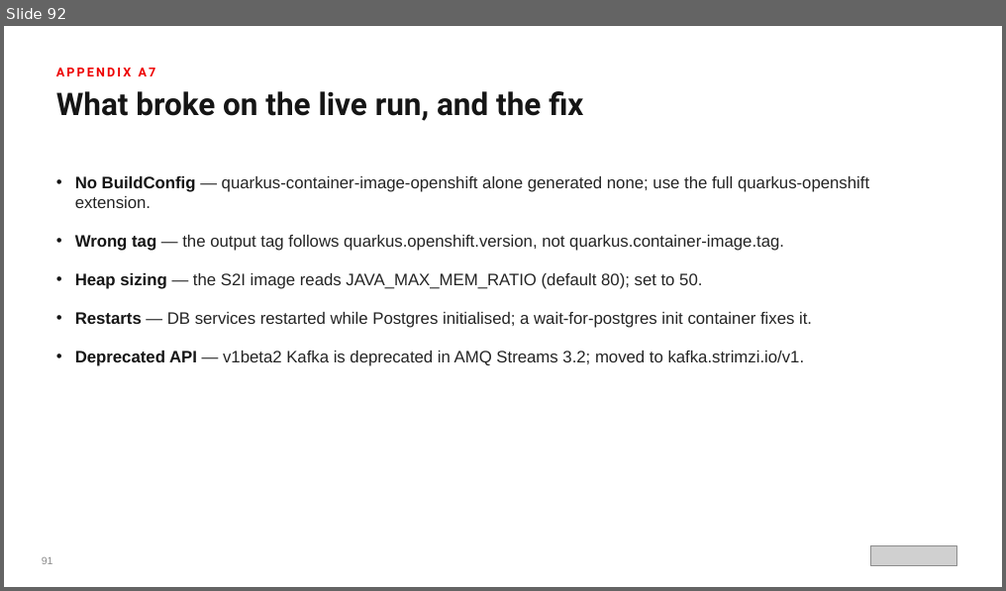
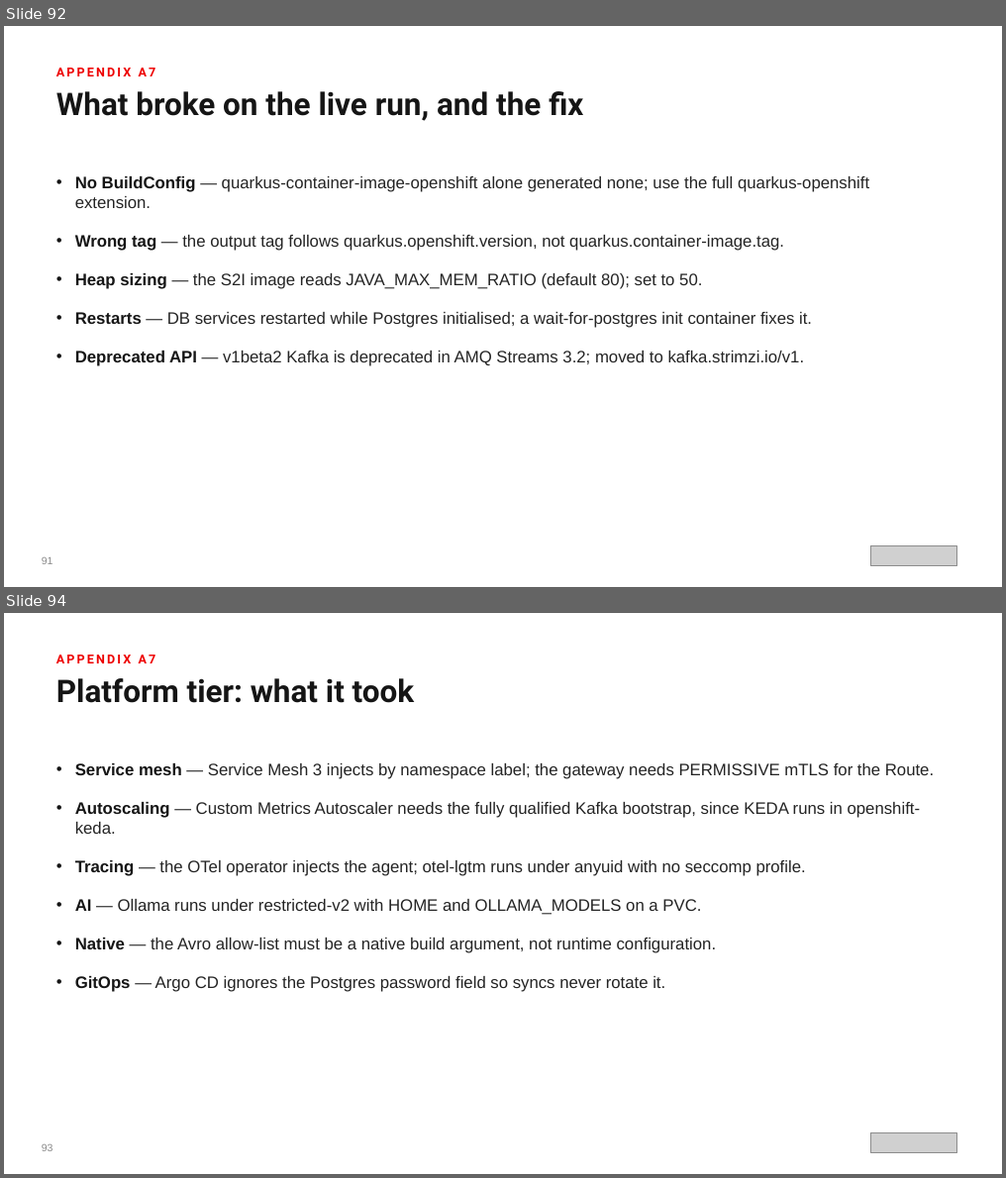
Before and after one commit to patterncatalyst/datamesh-reference-arch-quarkus, a slide deck: presentation/datamesh-201/Datamesh-201-Quarkus-r1.2.pptx. Shown one above the other, each under a label of ours: slide 92 before the commit, slides 92 and 94 after it; the slides between them are not shown. The pictures are 1006x591 and 1006x1178 pixels, drawn with LibreOffice and Linux fonts; fonts in the diff are those of the drawing; grey boxes stand for pictures. Boxes give left, top, right and bottom in pixels: in the first picture for what was removed or moved away, otherwise in the second. Text is boxed around its words. In the diff, an @@ line names an element or a change of style, - is before the commit and + after.

```diff
--- a/presentation/datamesh-201/Datamesh-201-Quarkus-r1.2.pptx
+++ b/presentation/datamesh-201/Datamesh-201-Quarkus-r1.2.pptx
@@ slide 94 added at (x1=4, y1=613, x2=1002, y2=1174), background #FFFFFF @@
@@ text added at (x1=56, y1=655, x2=156, y2=663), 12 pt, text #EE0000, bold @@
+APPENDIX A7
@@ text added at (x1=56, y1=678, x2=415, y2=703), 30 pt, text #151515, bold @@
+Platform tier: what it took
@@ text added at (x1=75, y1=763, x2=934, y2=992), 16 pt, text #242424 @@
+• Service mesh — Service Mesh 3 injects by namespace label; the gateway needs PERMISSIVE mTLS for the Route.
+• Autoscaling — Custom Metrics Autoscaler needs the fully qualified Kafka bootstrap, since KEDA runs in openshift-keda.
+• Tracing — the OTel operator injects the agent; otel-lgtm runs under anyuid with no seccomp profile.
+• AI — Ollama runs under restricted-v2 with HOME and OLLAMA_MODELS on a PVC.
+• Native — the Avro allow-list must be a native build argument, not runtime configuration.
+• GitOps — Argo CD ignores the Postgres password field so syncs never rotate it.
@@ text added at (x1=42, y1=1145, x2=54, y2=1152), 10 pt, text #8A8A8A @@
+93
@@ picture added at (x1=871, y1=1134, x2=957, y2=1154) @@
```
Also in this commit, not shown: 13 slides changed, 2 other slides added, 50 other files.
